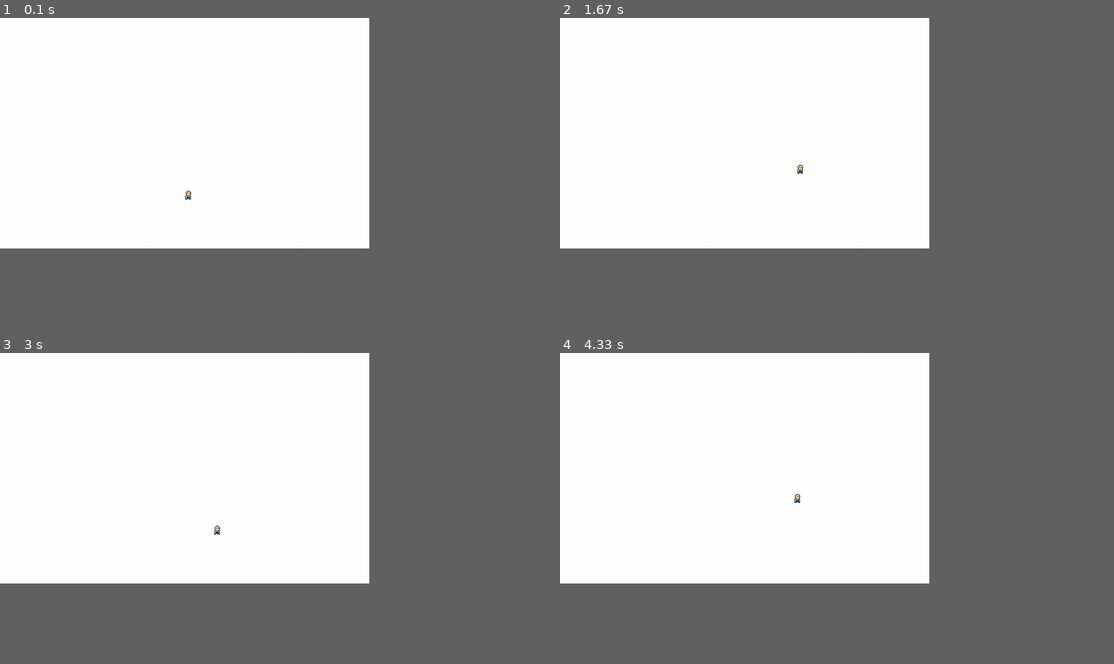
Above: before the commit, frames 1-4 (two rows, left to right).
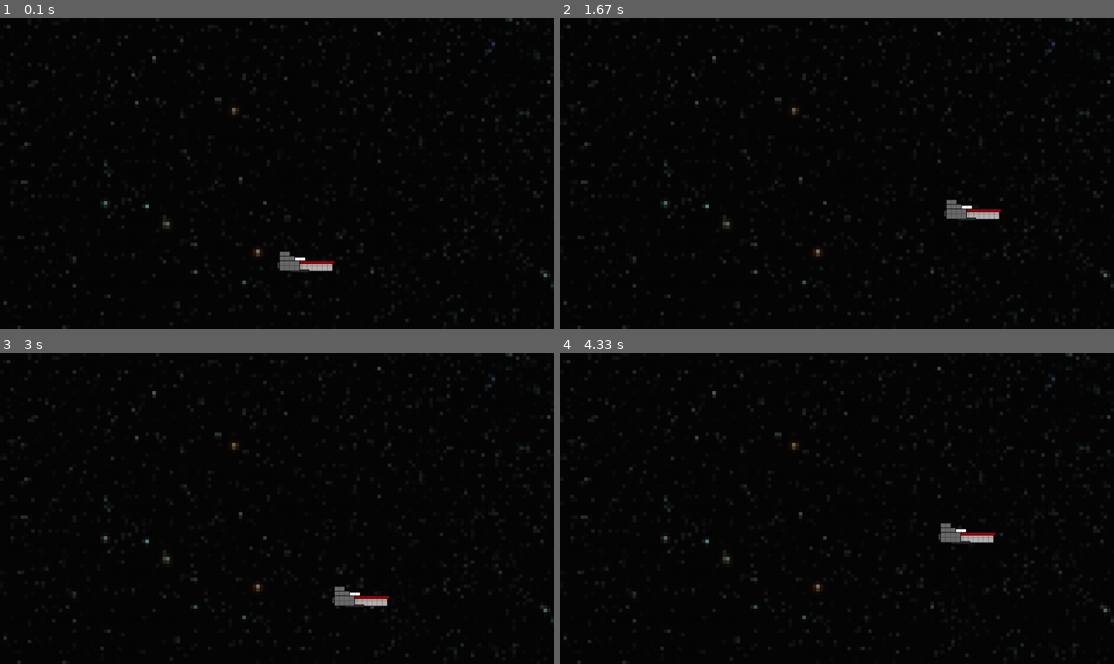
Above: after the commit, the same moments.

Repository: Demi-hero/UoN_Game_Project
Game: pygame game, started from Main.py
The game is run twice, just before and just after one commit, with the same random seed, the same clock (stepped at 60 frames per second) and the same inputs.
Inputs (mouse positions are in pixels of both pictures, inside the frame that each line leads up to):
- Up to frame 1 (0.1 s): no input
- Up to frame 2 (1.67 s): hold Right 0.33-0.8 s; move the mouse to (814, 185) at 0.37 s; hold Up 0.83-1.13 s; press the mouse at (920, 64) at 1.2 s; move the mouse to (981, 173) at 1.3 s; release the mouse at (1041, 282) at 1.43 s; hold Right from 1.5 s (still down)
- Up to frame 3 (3 s): release Right at 1.97 s; hold Left 2-2.53 s; hold Down 2.57-2.87 s; hold Left from 2.9 s (still down)
- Up to frame 4 (4.33 s): release Left at 3.3 s; hold Up 3.33-3.7 s; hold Right from 3.73 s (still down)
The window is 600x375 before the commit and 900x506 after it. Grey fills any space a smaller window leaves; there, only what the larger window draws over its background counts as a difference.

The runs differ from the first frame. In frame 1, 50% of the frame differs, in the area x 0-100%, y 0-100%; in frame 2, 50%; in frame 3, 50%; in frame 4, 50%.

Commit message:
Started the Merge of Protype with Main
New File Sprites contains image classes for things. Not very neat needs tidying.

Implimented Game Over Handling under a crash function in Event_Handler.

A border paramiter now exists. Not sure what to do with it just yet.

Still need to get the aliens to do stuff though.

Diff:
--- a/Main.py
+++ b/Main.py
@@ -4,15 +4,12 @@
 
 ToDo:
     Make it stop on the edges / game over on the edge
-
-
     Make a Start screen
-        Press x to play
+        Press KEY to play : Can be implimented from current code
         Credits?
         Different Music?
-
     Make a Game Over Screen
-        Display Text to screen
+        Display Text to screen : Done
         Credits?
         Music
         High Score File
@@ -20,8 +17,7 @@
 
 import pygame as pyg
 import event_handler as EH
-# import images
-import time
+import Sprites
 
 
 
@@ -32,14 +28,16 @@
         self._running = True
         self._display_surf = None
         self._image_surf = None
-        self.size =self.width, self.height = 640, 400
+        self._backgroud_image = None
+        self.size =self.width, self.height = Sprites.WIDTH, Sprites.HEIGHT
         self.black = (0,0,0)
         self.white = (255,255,255)
         self.xpos_change = 0
         self.ypos_change = 0
         self.move = False
-        self.player_width = 15
-        self.player_height = 12
+        self.player_width = Sprites.player1.ln
+        self.player_height = Sprites.player1.ht
+        # self.clip = [aa, ab, ac, ad, ae]
 
     # do on initialisation
     def on_init(self):
@@ -53,43 +51,35 @@
         # this is how I manage the frames per second
         self.clock = pyg.time.Clock()
 
-        # loads the single image in to the image_surf variable
-        self._image_surf = pyg.image.load("Single_Old_Hero.png")
+        # loads the images in to the related image_surf variable
+        self._backgroud_image = Sprites.background.background
+        self._image_surf = Sprites.player1.ship
         self.player_xpos = self.width * .5
         self.player_ypos = self.height * .75
         return True
 
-    def text_objects(self, text, font):
-        textsurface = font.render(text, True, self.black)
-        return textsurface, textsurface.get_rect()
-
-    def message_display(self, text, yloc = .45, xloc = .5):
-        largetext = pyg.font.Font('freesansbold.ttf', 50)
-        textsurf, textrect = self.text_objects(text, largetext)
-        textrect.center = (self.width*xloc), (self.height*yloc)
-        self._display_surf.blit(textsurf, textrect)
-
-    def on_crash(self):
-        self.message_display("Game Over")
-        self.message_display("Try Again!", .65)
-        pyg.display.update()
-        time.sleep(2)
-        self.on_execute()
 
     # what to do after this event loop
     def on_loop(self):
-        self.clock.tick(60)
-        if self.player_xpos > self.width - self.player_width or self.player_xpos < 0:
-            self.on_crash()
-        if self.player_ypos > self.height - self.player_height or self.player_ypos < 0:
-            self.on_crash()
+        pass
+
 
 
     # what to do when images render
     def on_render(self):
-        self.player_xpos += self.xpos_change
-        self.player_ypos += self.ypos_change
+
+        if self.player_xpos > self.width - self.player_width or self.player_xpos < 0:
+            self.player_xpos -= (2*self.xpos_change)
+        else:
+            self.player_xpos += self.xpos_change
+
+        if self.player_ypos > self.height - self.player_height or self.player_ypos < 0:
+            self.player_ypos -= (2*self.ypos_change)
+        else:
+            self.player_ypos += self.ypos_change
+
         self._display_surf.fill(self.white)
+        self._display_surf.blit(self._backgroud_image, (0, 0))
         self._display_surf.blit(self._image_surf, (self.player_xpos,
                                                   self.player_ypos))
         self.clock.tick(60)
--- a/Pygame_proto/main.py
+++ b/Pygame_proto/main.py
@@ -26,17 +26,17 @@
         self.y = y-self.ht
         self.hitbox = pyg.Rect(self.x, self.y, self.ln, self.ht)
         self.lives = 3
-
+    # event handler?
     def on_hit(self):
         self.lives -= 1
         self.x = BORDER
         self.y = HEIGHT//2
         self.draw()
-
+    # event handler
     def draw(self):
         self.hitbox = pyg.Rect(self.x, self.y, self.ln, self.ht)
         screen.blit(self.ship, (self.x, self.y))
-
+    # event handler
     def update(self, pressedkeys):
         if pressedkeys[pyg.K_UP] and pressedkeys[pyg.K_LEFT]:
             self.vy = self.vx = -self.speed*self.vdiagmod
@@ -150,6 +150,9 @@
 bi = alien()
 swarm = [ba, bb, bc, bd, be, bf, bg, bh, bi]
 running = True
+
+
+
 
 def main():
     cooldown = 0
--- /dev/null
+++ b/Sprites.py
@@ -0,0 +1,103 @@
+import pygame as pyg
+import os
+
+WIDTH = 960
+HEIGHT = 540
+BORDER = 10
+
+
+class background:
+    background = pyg.image.load(os.path.join("images", "background.png"))
+
+class player:
+    # image is 100 by 37 px
+    ship = pyg.image.load(os.path.join("images", "vipership.png"))
+    ht = 37
+    ln = 100
+    vx = 0
+    vy = 0
+    speed = 4
+    vdiagmod = 0.8
+
+    def __init__(self, x, y):
+        self.x = x
+        self.y = y-self.ht
+        self.hitbox = pyg.Rect(self.x, self.y, self.ln, self.ht)
+        self.lives = 3
+    # event handler?
+    def on_hit(self):
+        self.lives -= 1
+        self.x = BORDER
+        self.y = HEIGHT//2
+        self.draw()
+    # event handler
+
+
+class bullet:
+    # image is 33 by 8 px
+    bull = pyg.image.load(os.path.join("images", "bullet.png"))
+    ht = 8
+    ln = 33
+    vx = 15
+    gunposadj = [player.ln*0.4, player.ht*0.5]
+    def __init__(self):
+        self.x = 0
+        self.y = 0
+        self.alive = False
+        self.hitbox = pyg.Rect(self.x, self.y, self.ln, self.ht)
+
+    def fire(self, x, y):
+        self.x = x + self.gunposadj[0]
+        self.y = y + self.gunposadj[1]
+        self.alive = True
+
+class alien:
+    # image is 88 by 36 px
+    ship = pyg.image.load(os.path.join("images", "alien.png"))
+    ht = 36
+    ln = 88
+    vx = -3
+
+    def __init__(self):
+        self.x = WIDTH
+        self.y = 0
+        self.alive = False
+        self.hitbox = pyg.Rect(self.x, self.y, self.ln, self.ht)
+
+    def spawn(self):
+        if self.alive == False:
+            spawny = int(BORDER + (randint(0,4) * (HEIGHT*0.2)))
+            self.y = spawny
+        self.alive = True
+
+    def update(self):
+        if self.alive == True:
+            self.x += self.vx
+            self.hitbox = pyg.Rect(self.x, self.y, self.ln, self.ht)
+            screen.blit(self.ship, (self.x, self.y))
+        if self.x < (0-self.ln):
+            self.alive = False
+        if self.alive == False:
+            self.x = WIDTH
+            self.y = 0
+            self.hitbox = pyg.Rect(self.x, self.y, self.ln, self.ht)
+
+
+background = background()
+player1 = player(BORDER, HEIGHT//2)
+aa = bullet()
+ab = bullet()
+ac = bullet()
+ad = bullet()
+ae = bullet()
+clip = [aa, ab, ac, ad, ae]
+ba = alien()
+bb = alien()
+bc = alien()
+bd = alien()
+be = alien()
+bf = alien()
+bg = alien()
+bh = alien()
+bi = alien()
+swarm = [ba, bb, bc, bd, be, bf, bg, bh, bi]
--- a/event_handler.py
+++ b/event_handler.py
@@ -3,10 +3,10 @@
 Created on Wed Nov 21 15:03:01 2018
 
 """
-import pygame
+import pygame as pyg
+import time
 
-
-class HandleEvent:
+class HandleEvent():
     def __init__(self):
         pass
 
@@ -17,22 +17,33 @@
         pass
 
     def on_key_down(self, event):
-        if event.key == pygame.K_LEFT:
+        if event.key == pyg.K_LEFT:
             self.xpos_change = -5
-        elif event.key == pygame.K_RIGHT:
+        elif event.key == pyg.K_RIGHT:
             self.xpos_change = 5
-        elif event.key == pygame.K_DOWN:
+        elif event.key == pyg.K_DOWN:
             self. ypos_change = 5
-        elif event.key == pygame.K_UP:
+        elif event.key == pyg.K_UP:
             self.ypos_change = -5
+        #elif pressedkeys[pyg.K_SPACE] and (cooldown == 0):
+         #   for  in clip:
+          #      pass
 
     def on_key_up(self, event):
-        if event.key == pygame.K_LEFT or event.key == pygame.K_RIGHT:
+        if event.key == pyg.K_LEFT or event.key == pyg.K_RIGHT:
            self.xpos_change = 0
-        elif event.key == pygame.K_UP or event.key == pygame.K_DOWN:
+        elif event.key == pyg.K_UP or event.key == pyg.K_DOWN:
             self.ypos_change = 0
 
+    def text_objects(self, text, font):
+        textsurface = font.render(text, True, self.black)
+        return textsurface, textsurface.get_rect()
 
+    def message_display(self, text, yloc = .45, xloc = .5):
+        largetext = pyg.font.Font('freesansbold.ttf', 50)
+        textsurf, textrect = self.text_objects(text, largetext)
+        textrect.center = (self.width*xloc), (self.height*yloc)
+        self._display_surf.blit(textsurf, textrect)
 
     def on_mouse_focus(self):
         pass
@@ -63,6 +74,20 @@
     def on_expose(self):
         pass
 
+    def on_crash(self):
+        self.message_display("Game Over")
+        self.message_display("Press any key to try again", .65)
+        pyg.display.update()
+        time.sleep(1)
+        while True:
+            for event in pyg.event.get():
+                if event.type == pyg.KEYDOWN:
+                    self.xpos_change = 0
+                    self.ypos_change = 0
+                    self.on_execute()
+                    break
+
+
     def on_exit(self):
         self._running = False
 
@@ -71,28 +96,28 @@
     def on_event(self, event):
         # means I only ever need to use the on_event function.
         # runs all the event types as a master event
-        if event.type == pygame.QUIT:
+        if event.type == pyg.QUIT:
             self.on_exit()
 
-        elif event.type >= pygame.USEREVENT:
+        elif event.type >= pyg.USEREVENT:
             self.on_user(event)
 
-        elif event.type == pygame.VIDEOEXPOSE:
+        elif event.type == pyg.VIDEOEXPOSE:
             self.on_expose()
 
-        elif event.type == pygame.VIDEORESIZE:
+        elif event.type == pyg.VIDEORESIZE:
             self.on_resize(event)
 
-        elif event.type == pygame.KEYUP:
+        elif event.type == pyg.KEYUP:
             self.on_key_up(event)
 
-        elif event.type == pygame.KEYDOWN:
+        elif event.type == pyg.KEYDOWN:
             self.on_key_down(event)
 
-        elif event.type == pygame.MOUSEMOTION:
+        elif event.type == pyg.MOUSEMOTION:
             self.on_mouse_move(event)
 
-        elif event.type == pygame.MOUSEBUTTONUP:
+        elif event.type == pyg.MOUSEBUTTONUP:
             if event.button == 0:
                 self.on_lbutton_up(event)
             elif event.button == 1:
@@ -100,7 +125,7 @@
             elif event.button == 2:
                 self.on_rbutton_up(event)
 
-        elif event.type == pygame.MOUSEBUTTONDOWN:
+        elif event.type == pyg.MOUSEBUTTONDOWN:
             if event.button == 0:
                 self.on_lbutton_down(event)
             elif event.button == 1:
@@ -108,7 +133,7 @@
             elif event.button == 2:
                 self.on_rbutton_down(event)
 
-        elif event.type == pygame.ACTIVEEVENT:
+        elif event.type == pyg.ACTIVEEVENT:
             if event.state == 1:
                 if event.gain:
                     self.on_mouse_focus()
--- a/images.py
+++ b/images.py
@@ -1,7 +1,10 @@
 import pygame as pyg
 import os
 
-image_dir = "PNGs"
+background = os.path.join("images", "background.png")
+pcship = os.path.join("images", "vipership.png")
+npcship = os.path.join("images", "alien.png")
+
 
 class Character:
     def __init__(self):
@@ -11,3 +14,4 @@
 player = Character()
 
 print(type(player.charsprite))
+"""
Binary file removed: PNGs/Old hero.png
Binary file removed: PNGs/Single_Old_Hero.PNG
Binary file removed: PNGs/cat.png
Binary file removed: PNGs/dog.png
Binary file added: images/alien.png
Binary file added: images/background.png
Binary file added: images/bullet.png
Binary file added: images/game_over.png
Binary file added: images/vipership.png
Not shown, removed: PNGs/Single_Old_Hero.xcf
